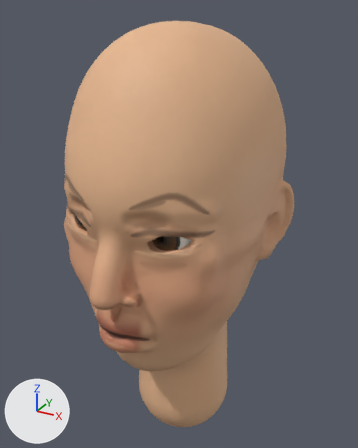
The glTF model game/assets/models/characters/heads/hawk_f/hawk_f.glb: old version first, new version second.
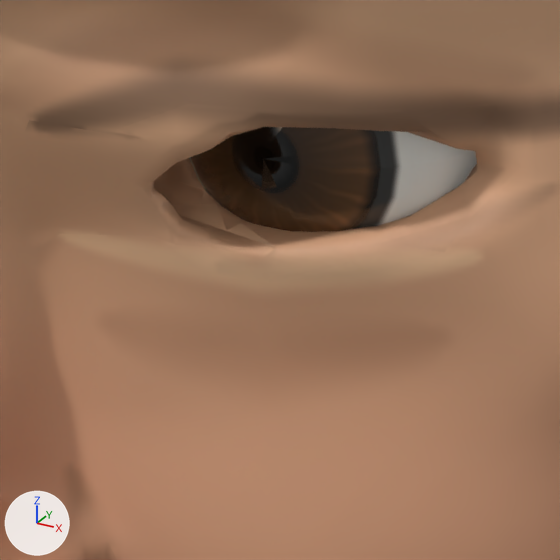
Each version appears first whole from a 50 mm camera at (0.181, -0.324, 1.79) aimed at (-0.004, 0.011, 1.622), and next in a close-up on the part from 35% to 56% of the width and 49% to 66% of the height. Arrows for +X, +Y and +Z are at lower left; the lights stay in place. The last two pictures show the newer version. Vertices at exactly the same position are counted once.

Objects in the first close-up: 'Eye_L', 'Head_Mesh'.
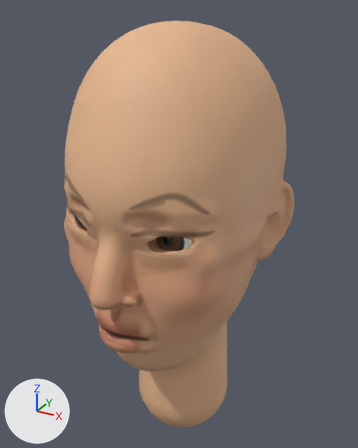
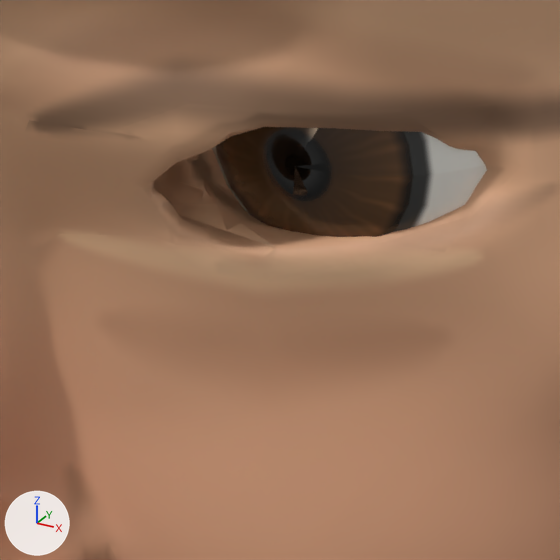
The newer file adds a shape key; the second version is drawn at full value of the shape key 'face_eye_spacing' of 'Eye_L', and the change is written as the vertex moves it makes.

Location of each change, [x1, y1, x2, y2] in pixels of the close-ups (560 x 560 px):
'Eye_L', moved: before [189, 127, 477, 232]; after [212, 127, 487, 237]

Patch to the scene script:
```diff
--- a/game/assets/models/characters/heads/hawk_f/hawk_f.glb.py
+++ b/game/assets/models/characters/heads/hawk_f/hawk_f.glb.py
@@ me_eye_l @@
 # used by ob_eye_l; location = (0.0, 0.0, 0.0)
-me_eye_l.from_pydata(...)  # 332 vertices, 660 faces; spans x 0.0156..0.0488, y -0.0774..-0.0442, z 1.6357..1.6685
+me_eye_l.from_pydata(...)  # 332 vertices, 660 faces; spans x 0.0188..0.052, y -0.0774..-0.0442, z 1.6357..1.6685
+# me_eye_l part 1: the whole mesh is moved by (0.0032, 0.0, 0.0)
 me_eye_l.materials.append(mat_wm_eye_hawk_f)
```
